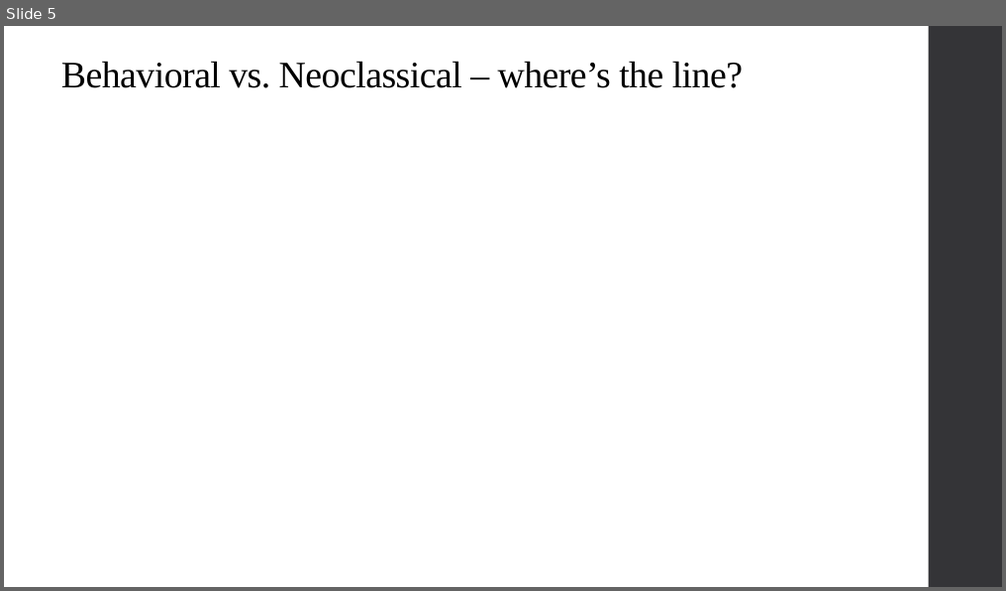
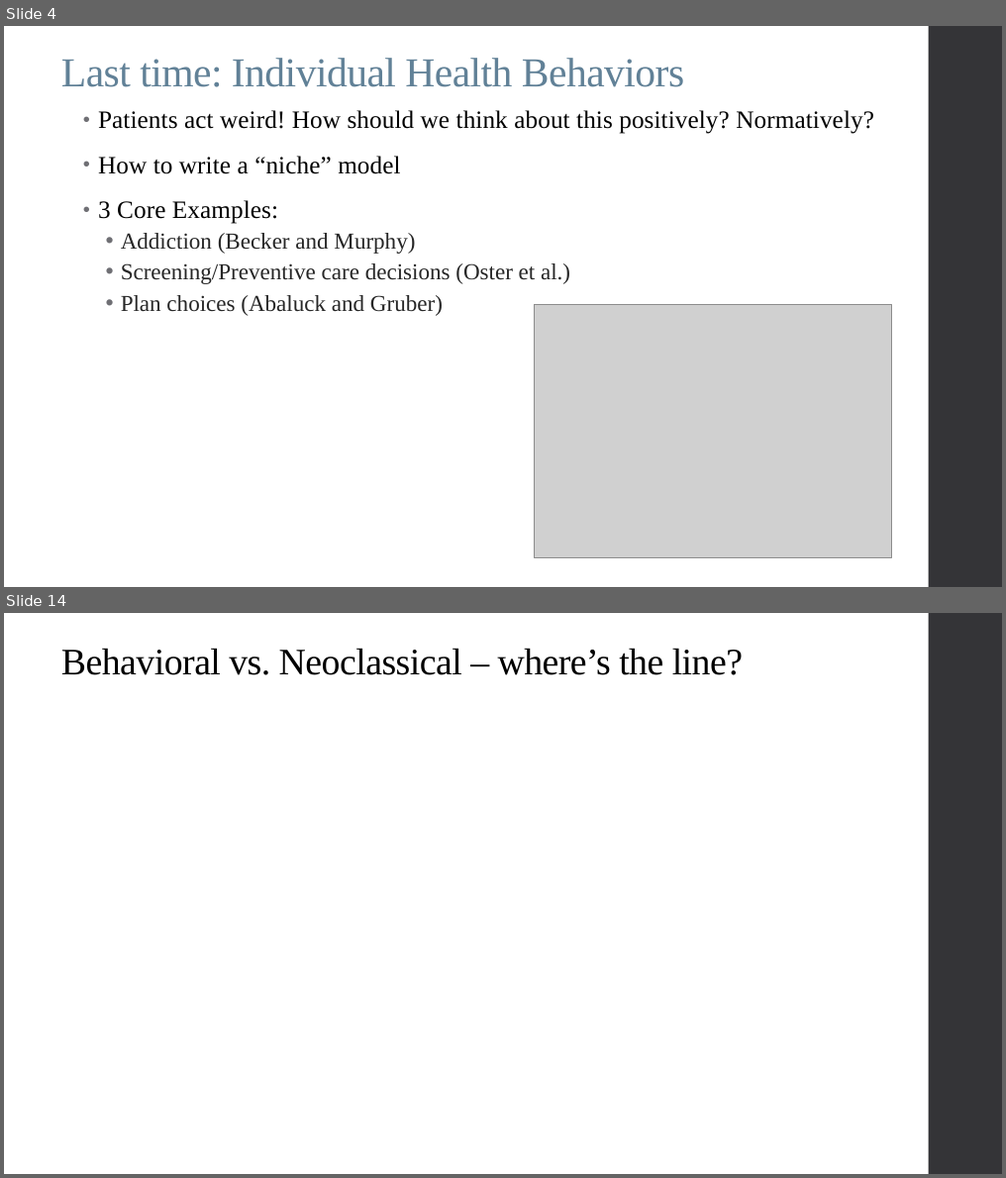
Before and after one commit to alex-hoagland/HAD6750H, a slide deck: Lecture10_BehavioralHealthEcon1/L10Slides_BehavioralHealth_2023W.pptx. Shown one above the other, each under a label of ours: slide 5 before the commit, slides 4 and 14 after it; the slides between them are not shown. The pictures are 1006x591 and 1006x1178 pixels, drawn with LibreOffice and Linux fonts; fonts in the diff are those of the drawing; grey boxes stand for pictures; background and template pictures are left out. Boxes give left, top, right and bottom in pixels: in the first picture for what was removed or moved away, otherwise in the second. Text is boxed around its words. In the diff, an @@ line names an element or a change of style, - is before the commit and + after.

```diff
--- a/Lecture10_BehavioralHealthEcon1/L10Slides_BehavioralHealth_2023W.pptx
+++ b/Lecture10_BehavioralHealthEcon1/L10Slides_BehavioralHealth_2023W.pptx
@@ slide 4 added at (x1=4, y1=26, x2=1002, y2=587), background #FFFFFF; not listed: 1 template element that a slide beside it also shows @@
@@ title added at (x1=61, y1=58, x2=684, y2=87), 39.6 pt, text #618197 @@
+Last time: Individual Health Behaviors
@@ text added at (x1=98, y1=110, x2=874, y2=316), 24 pt, text #000000 @@
+• Patients act weird! How should we think about this positively? Normatively?
+• How to write a “niche” model
+• 3 Core Examples:
+  • Addiction (Becker and Murphy)
+  • Screening/Preventive care decisions (Oster et al.)
+  • Plan choices (Abaluck and Gruber)
@@ picture added at (x1=534, y1=304, x2=892, y2=559) @@
@@ what was slide 5 is now slide 14 @@
```
Also in this commit, not shown: 4 slides changed, 28 other slides added, 2 slides removed, 1 other file.
